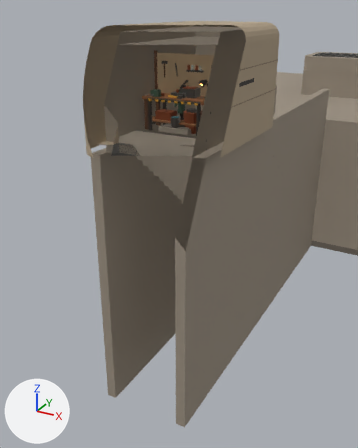
What one commit did to the glTF model public/models/base/bunker.glb.
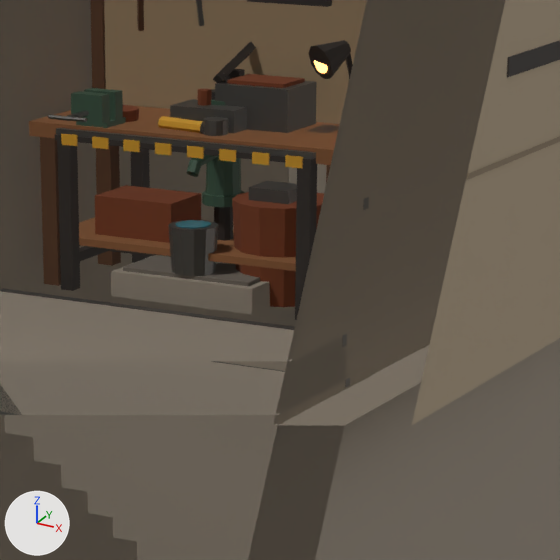
Each version appears first from a camera (50 mm lens) standing at (6.62, -12.13, 3.18) and looking at (0.53, -1.06, -2.35), and next in a close-up on the part from 38% to 70% of the width and 16% to 41% of the height. The axes (+X, +Y, +Z) are drawn at lower left. The lights are the same throughout. The first two pictures are the older version. Everything nearer to the camera than a plane just in front of the edit is cut away.

In view in the first close-up: 'bunker', 'disassembly', 'hut', 'pump', 'workbench'.
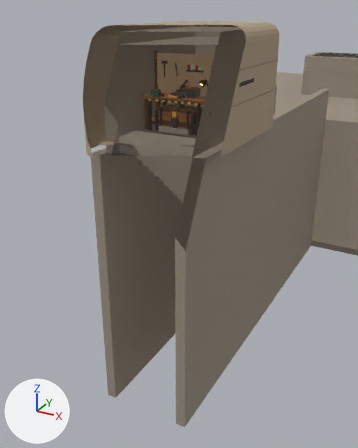
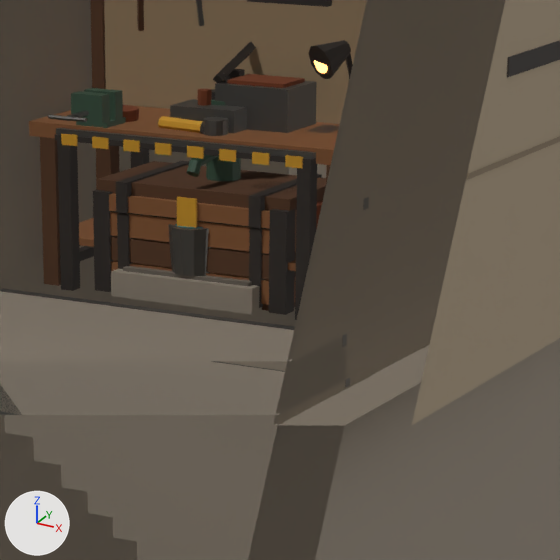
Location of each change, [x1, y1, x2, y2] in pixels of the close-ups (560 x 560 px):
'chest', added: after [93, 161, 326, 315]
    faces in mat_wooddark (brown #5a3a22): [97, 161, 326, 311]
    faces in mat_iron (dark grey #3a3430): [93, 161, 321, 315]
    faces in mat_wood (brown #8a5a34): [109, 193, 296, 305]
    faces in mat_hazard (orange #d8a028): [177, 197, 197, 228]

Diff of the bpy script that builds the scene:
```diff
--- a/public/models/base/bunker.glb.py
+++ b/public/models/base/bunker.glb.py
@@ me_chest @@
+me_chest.from_pydata(...)  # 188 vertices, 288 faces; spans x -0.676..0.676, y -0.395..0.372, z -0.002..0.628
+# faces by material slot: [36, 36, 152, 40, 24]
+me_chest.materials.append(mat_wood)  # brown #8a5a34
+me_chest.materials.append(mat_wooddark)  # brown #5a3a22
+me_chest.materials.append(mat_iron)  # dark grey #3a3430
+me_chest.materials.append(mat_steel)  # dark grey #5c5a56
+me_chest.materials.append(mat_hazard)  # orange #d8a028
@@ ob_chest @@
+ob_chest = bpy.data.objects.new('chest', me_chest)
+ob_chest.location = (0.0, 0.0, 0.0)
```
